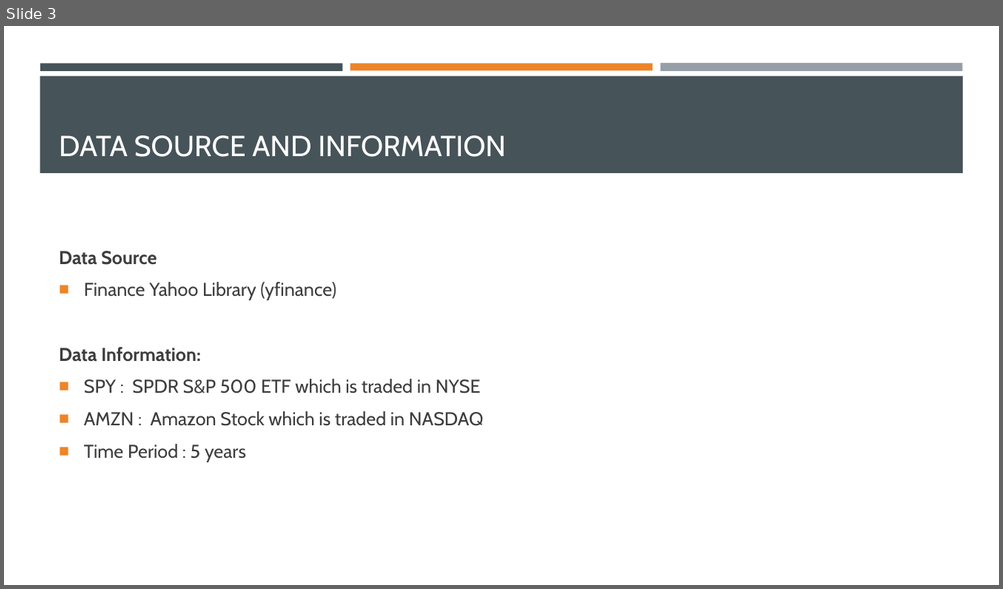
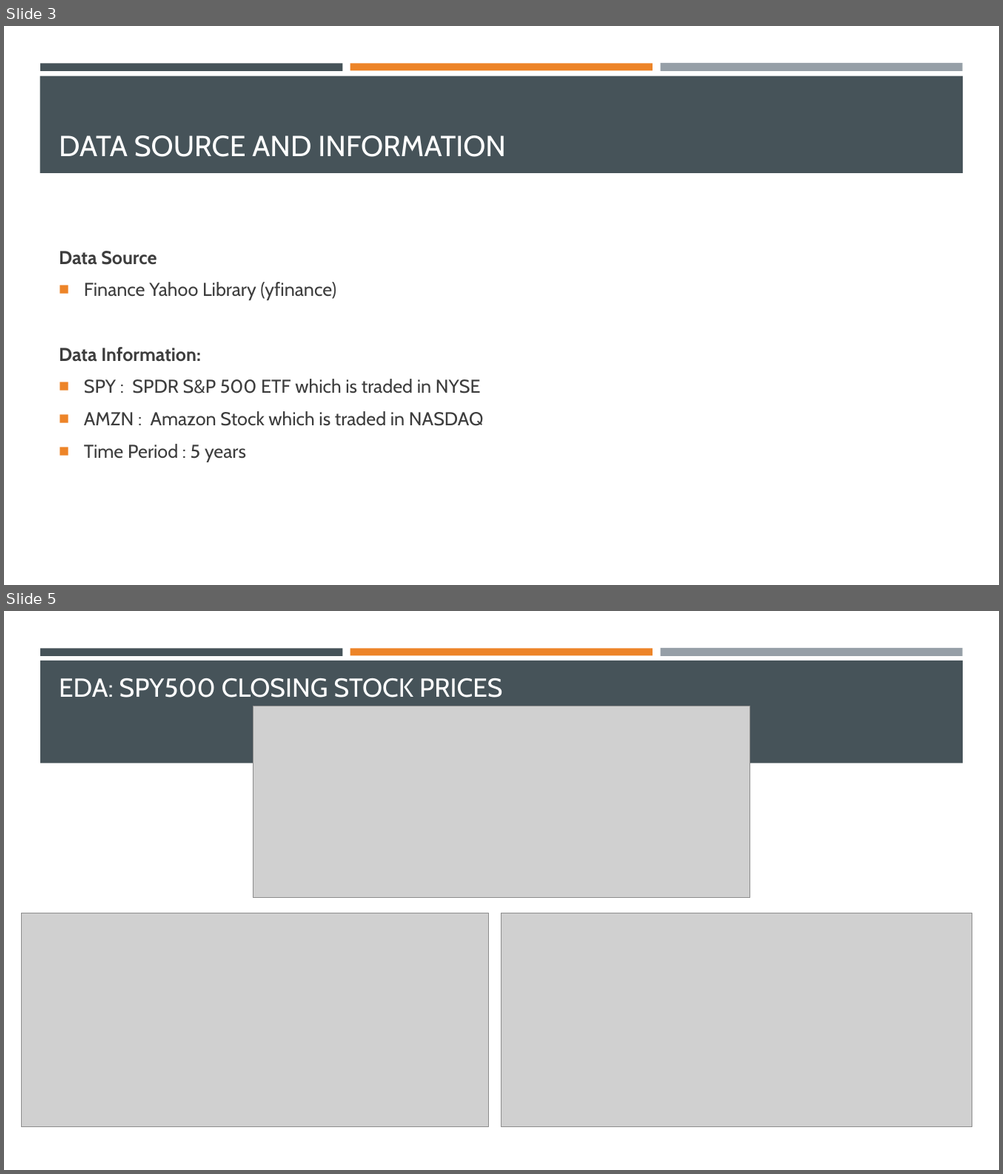
Before and after one commit to vanguardfox/ADS506-F23, a slide deck: Bull Market or Bear Market.pptx. Shown one above the other, each under a label of ours: slide 3 before the commit, slides 3 and 5 after it; the slides between them are not shown. The pictures are 1003x589 and 1003x1174 pixels, drawn with LibreOffice and Linux fonts; fonts in the diff are those of the drawing; grey boxes stand for pictures. Boxes give left, top, right and bottom in pixels: in the first picture for what was removed or moved away, otherwise in the second. Text is boxed around its words. In the diff, an @@ line names an element or a change of style, - is before the commit and + after.

```diff
--- a/Bull Market or Bear Market.pptx
+++ b/Bull Market or Bear Market.pptx
@@ slide 5 added at box(4, 611, 999, 1170), background #FFFFFF; not listed: 3 template elements that a slide beside it also shows @@
@@ rectangle added at box(40, 661, 963, 763), fill #465359 @@
@@ title added at box(59, 678, 502, 698), 25.2 pt, text #FFFFFF @@
+EDA: SPY500 CLOSING STOCK PRICES
@@ picture added at box(253, 706, 749, 897) @@
@@ picture added at box(21, 914, 488, 1128) @@
@@ picture added at box(502, 914, 973, 1128) @@
```
Also in this commit, not shown: 3 other slides added, 2 other files.
